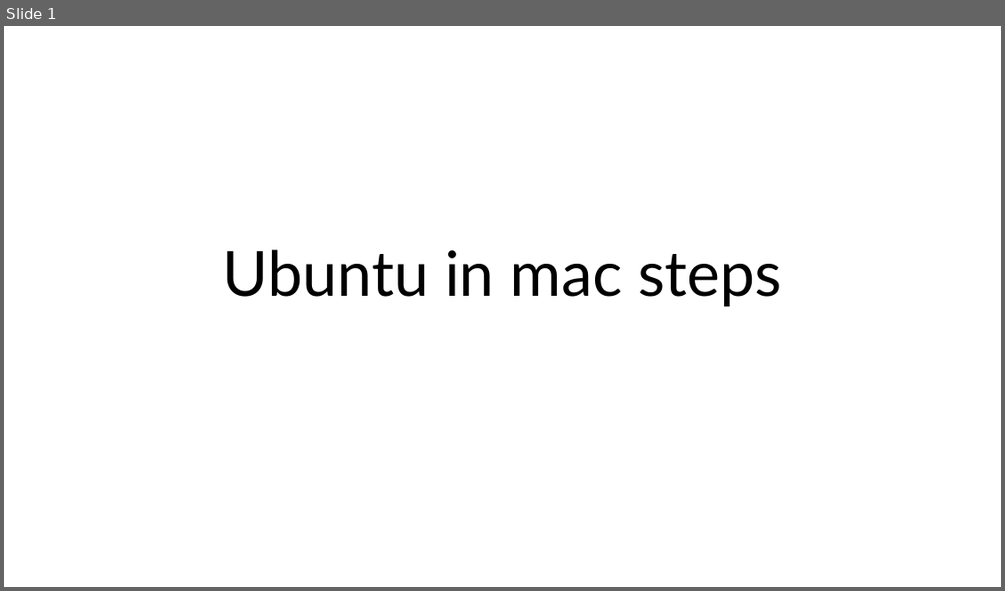
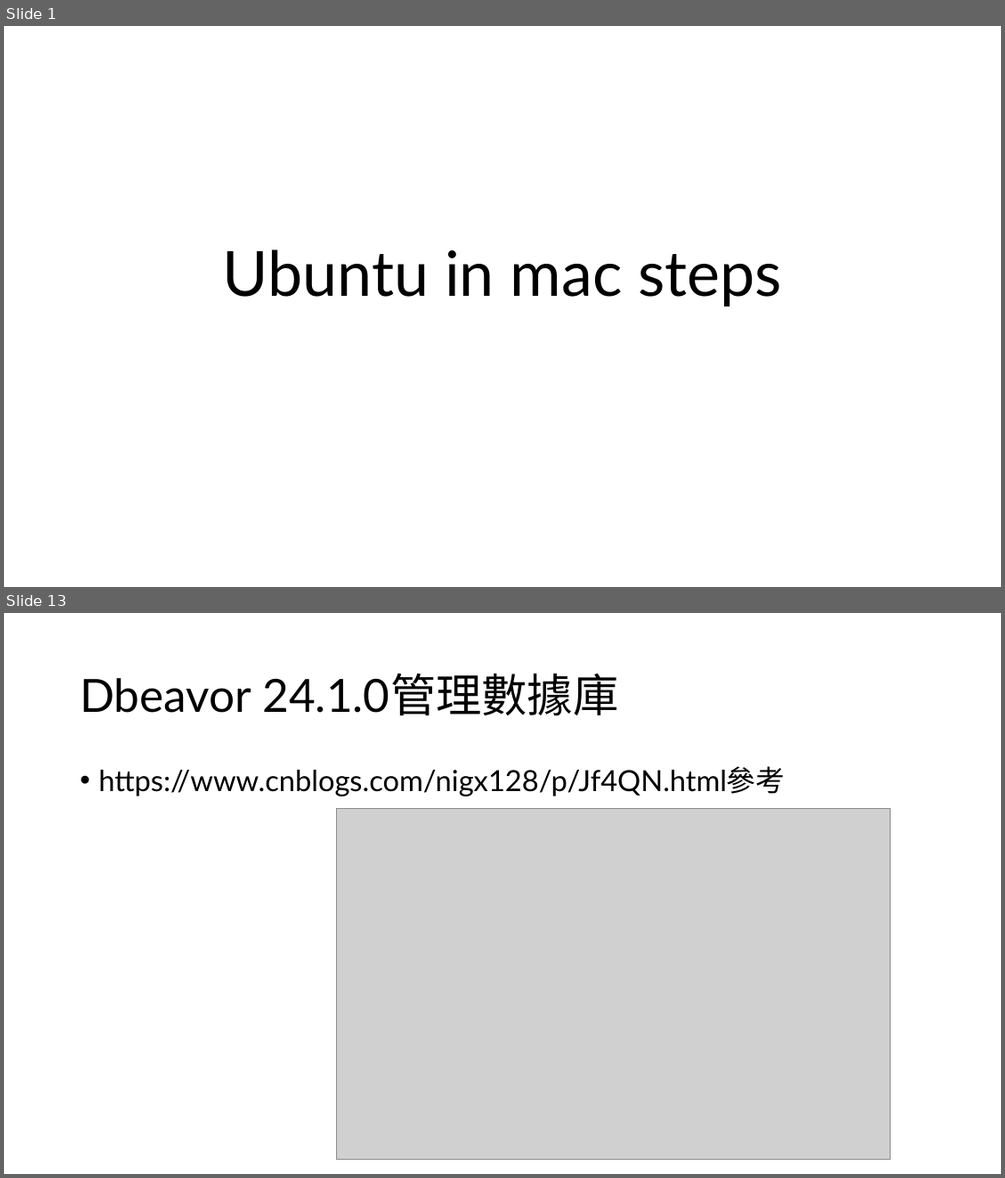
Before and after one commit to frankpeng1218/Python_learning, a slide deck: multipass_ubuntu_installation/ubuntu_installation.pptx. Shown one above the other, each under a label of ours: slide 1 before the commit, slides 1 and 13 after it; the slides between them are not shown. The pictures are 1005x591 and 1005x1178 pixels, drawn with LibreOffice and Linux fonts; fonts in the diff are those of the drawing; grey boxes stand for pictures. Boxes give left, top, right and bottom in pixels: in the first picture for what was removed or moved away, otherwise in the second. Text is boxed around its words. In the diff, an @@ line names an element or a change of style, - is before the commit and + after.

```diff
--- a/multipass_ubuntu_installation/ubuntu_installation.pptx
+++ b/multipass_ubuntu_installation/ubuntu_installation.pptx
@@ slide 13 added at (x1=4, y1=613, x2=1001, y2=1174), background #FFFFFF @@
@@ title added at (x1=80, y1=674, x2=618, y2=716), 44 pt, text #000000 @@
+Dbeavor 24.1.0管理數據庫
@@ text added at (x1=98, y1=766, x2=785, y2=796), 28 pt, text #000000 @@
+• https://www.cnblogs.com/nigx128/p/Jf4QN.html參考
@@ picture added at (x1=336, y1=808, x2=890, y2=1159) @@
```
Also in this commit, not shown: 2 slides changed, 14 other slides added, 17 other files.
